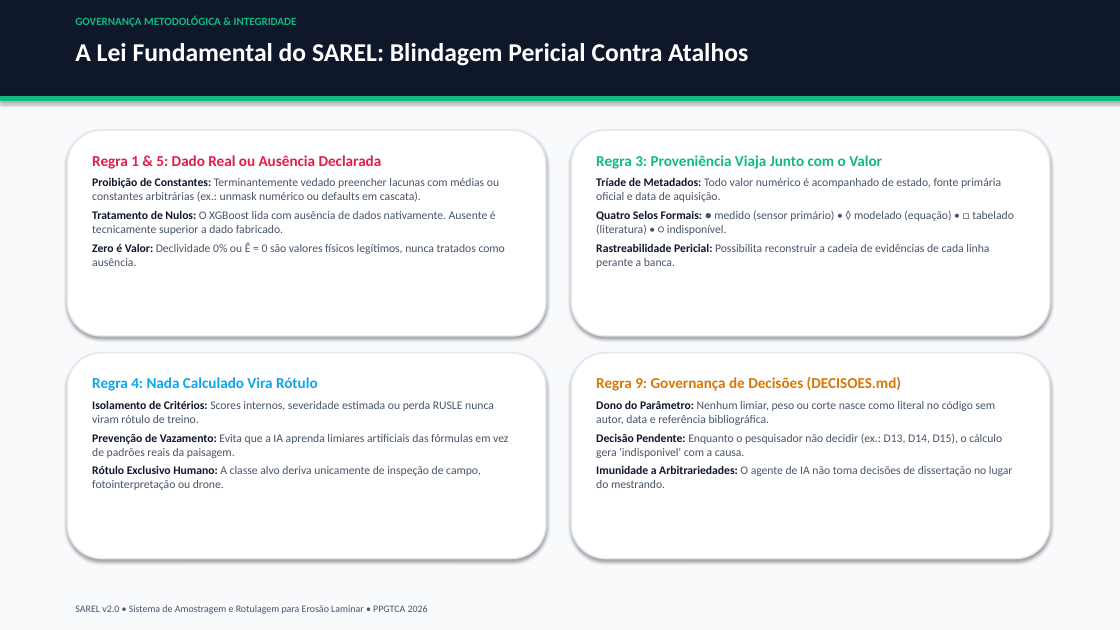
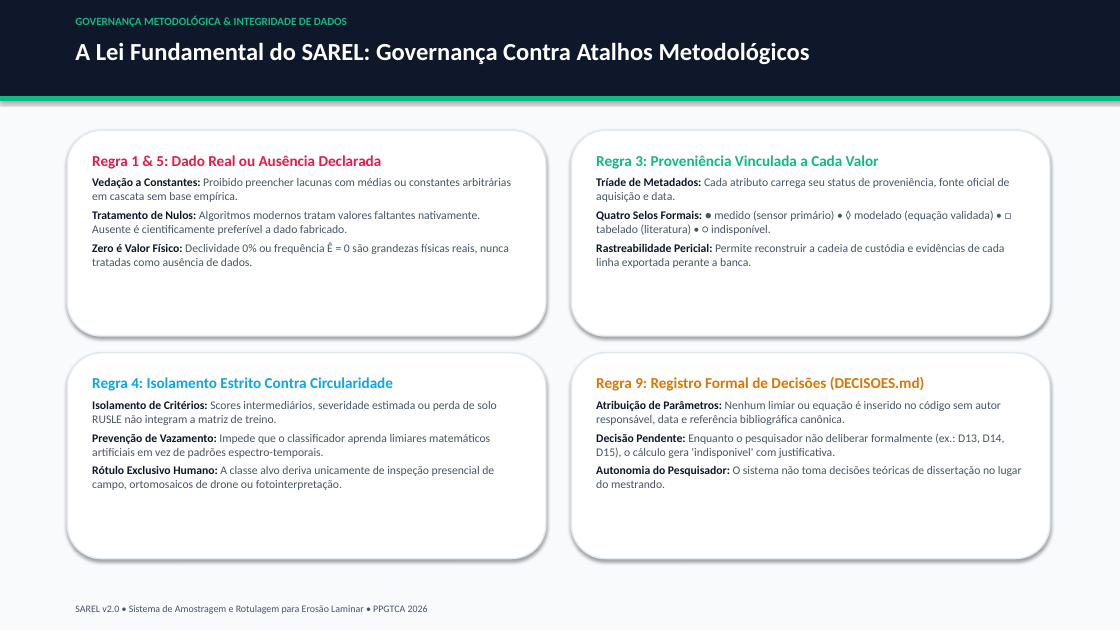
Before and after one commit to RedZardoz/localizador-erosao-v02, a slide deck: slide 5 of Apresentacao_SAREL_PPGTCA_2026.pptx. Drawn at 1120x630 pixels with LibreOffice and Linux fonts; fonts in the diff are those of the drawing. Boxes give left, top, right and bottom in pixels: in the first picture for what was removed or moved away, otherwise in the second. Text is boxed around its words. In the diff, an @@ line names an element or a change of style, - is before the commit and + after.

Commit message:
docs(apresentacao): sincronizar apresentacao oficial pdf e pptx com realidade funcional e sobriedade academica

```diff
--- a/Apresentacao_SAREL_PPGTCA_2026.pptx
+++ b/Apresentacao_SAREL_PPGTCA_2026.pptx
@@ text at (75,16,347,27): text changed @@
-GOVERNANÇA METODOLÓGICA & INTEGRIDADE
+GOVERNANÇA METODOLÓGICA & INTEGRIDADE DE DADOS
@@ text at (75,42,810,64): text changed; size 22 to 21 pt @@
-A Lei Fundamental do SAREL: Blindagem Pericial Contra Atalhos
+A Lei Fundamental do SAREL: Governança Contra Atalhos Metodológicos
@@ text at (92,178,512,266): text changed @@
-Proibição de Constantes: Terminantemente vedado preencher lacunas com médias ou constantes arbitrárias (ex.: unmask numérico ou defaults em cascata).
-Tratamento de Nulos: O XGBoost lida com ausência de dados nativamente. Ausente é tecnicamente superior a dado fabricado.
-Zero é Valor: Declividade 0% ou Ê = 0 são valores físicos legítimos, nunca tratados como ausência.
+Vedação a Constantes: Proibido preencher lacunas com médias ou constantes arbitrárias em cascata sem base empírica.
+Tratamento de Nulos: Algoritmos modernos tratam valores faltantes nativamente. Ausente é cientificamente preferível a dado fabricado.
+Zero é Valor Físico: Declividade 0% ou frequência Ê = 0 são grandezas físicas reais, nunca tratadas como ausência de dados.
@@ text at (596,155,1010,268): text changed @@
-Regra 3: Proveniência Viaja Junto com o Valor
-Tríade de Metadados: Todo valor numérico é acompanhado de estado, fonte primária oficial e data de aquisição.
-Quatro Selos Formais: ● medido (sensor primário) • ◊ modelado (equação) • □ tabelado (literatura) • ○ indisponível.
-Rastreabilidade Pericial: Possibilita reconstruir a cadeia de evidências de cada linha perante a banca.
+Regra 3: Proveniência Vinculada a Cada Valor
+Tríade de Metadados: Cada atributo carrega seu status de proveniência, fonte oficial de aquisição e data.
+Quatro Selos Formais: ● medido (sensor primário) • ◊ modelado (equação validada) • □ tabelado (literatura) • ○ indisponível.
+Rastreabilidade Pericial: Permite reconstruir a cadeia de custódia e evidências de cada linha exportada perante a banca.
@@ text at (92,377,497,490): text changed @@
-Regra 4: Nada Calculado Vira Rótulo
-Isolamento de Critérios: Scores internos, severidade estimada ou perda RUSLE nunca viram rótulo de treino.
-Prevenção de Vazamento: Evita que a IA aprenda limiares artificiais das fórmulas em vez de padrões reais da paisagem.
-Rótulo Exclusivo Humano: A classe alvo deriva unicamente de inspeção de campo, fotointerpretação ou drone.
+Regra 4: Isolamento Estrito Contra Circularidade
+Isolamento de Critérios: Scores intermediários, severidade estimada ou perda de solo RUSLE não integram a matriz de treino.
+Prevenção de Vazamento: Impede que o classificador aprenda limiares matemáticos artificiais em vez de padrões espectro-temporais.
+Rótulo Exclusivo Humano: A classe alvo deriva unicamente de inspeção presencial de campo, ortomosaicos de drone ou fotointerpretação.
@@ text at (596,377,1022,488): text changed @@
-Regra 9: Governança de Decisões (DECISOES.md)
-Dono do Parâmetro: Nenhum limiar, peso ou corte nasce como literal no código sem autor, data e referência bibliográfica.
-Decisão Pendente: Enquanto o pesquisador não decidir (ex.: D13, D14, D15), o cálculo gera 'indisponivel' com a causa.
-Imunidade a Arbitrariedades: O agente de IA não toma decisões de dissertação no lugar do mestrando.
+Regra 9: Registro Formal de Decisões (DECISOES.md)
+Atribuição de Parâmetros: Nenhum limiar ou equação é inserido no código sem autor responsável, data e referência bibliográfica canônica.
+Decisão Pendente: Enquanto o pesquisador não deliberar formalmente (ex.: D13, D14, D15), o cálculo gera 'indisponivel' com justificativa.
+Autonomia do Pesquisador: O sistema não toma decisões teóricas de dissertação no lugar do mestrando.
```
Also in this commit, not shown: 11 other slides changed, 2 slides added, 1 slide removed, 3 other files.
